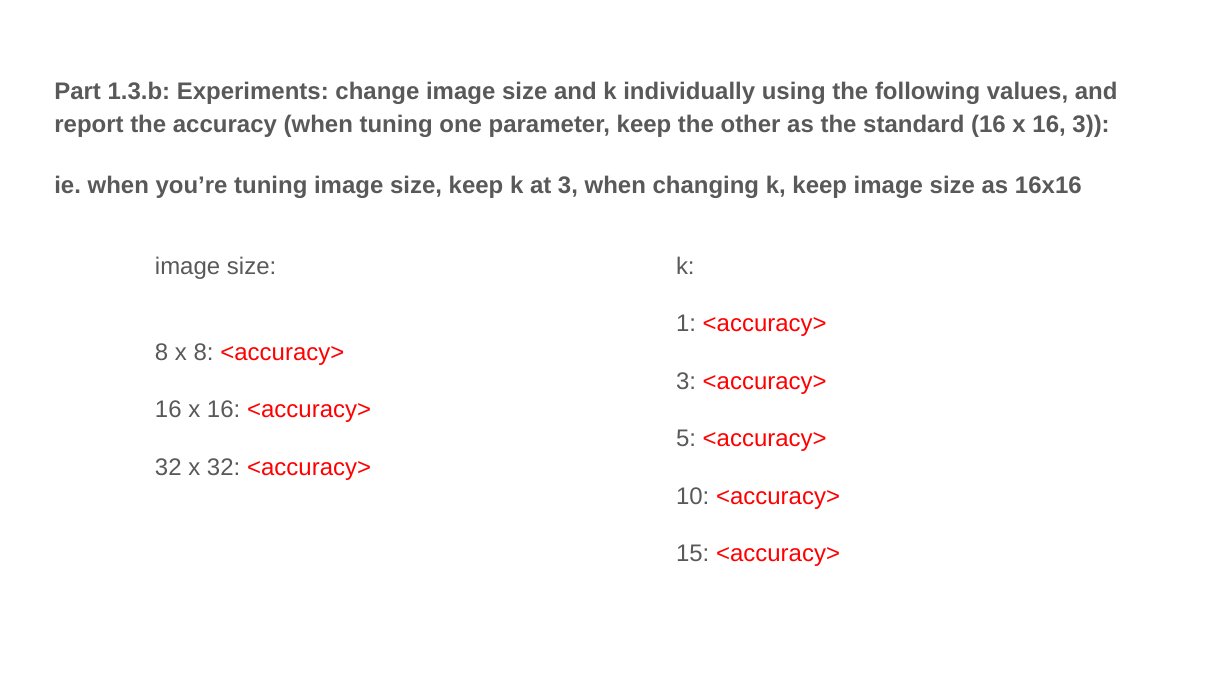
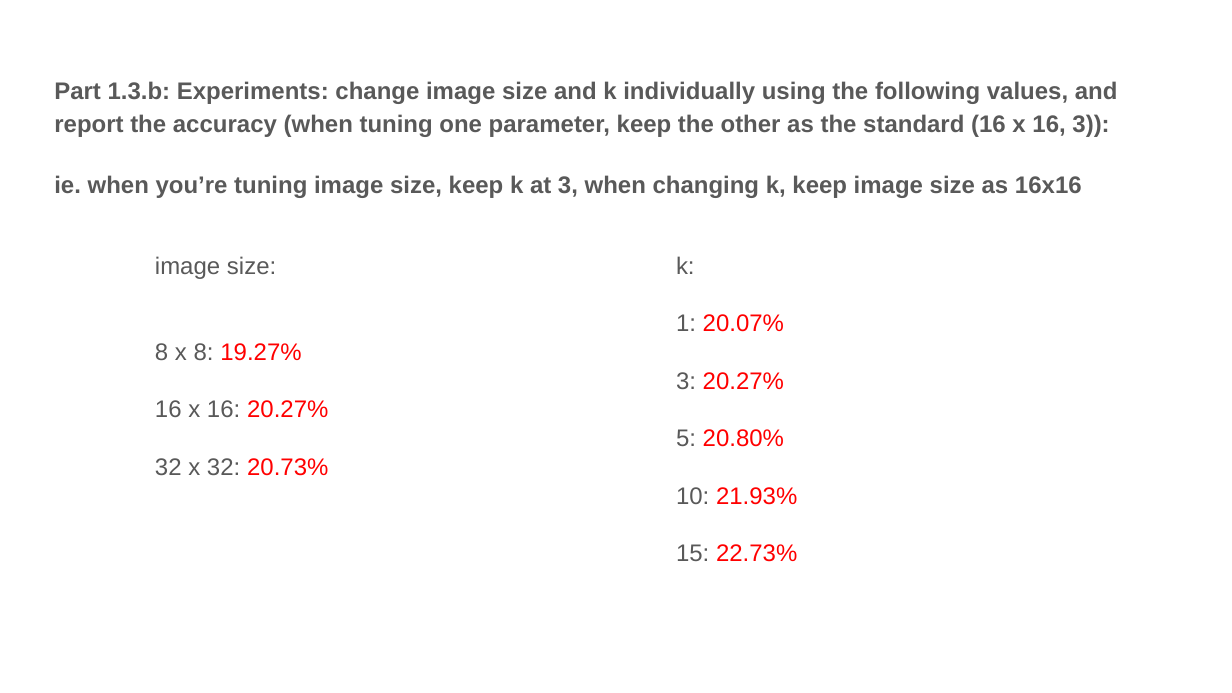
Before and after one commit to dixkheads/computer-vision-homework, a slide deck: slide 4 of hw/ps3/proj3_template.pptx. Drawn at 1232x693 pixels with LibreOffice and Linux fonts; fonts in the diff are those of the drawing. Boxes give left, top, right and bottom in pixels: in the first picture for what was removed or moved away, otherwise in the second. Text is boxed around its words. In the diff, an @@ line names an element or a change of style, - is before the commit and + after.

```diff
--- a/hw/ps3/proj3_template.pptx
+++ b/hw/ps3/proj3_template.pptx
@@ text at (x1=676, y1=314, x2=797, y2=562): text changed @@
-1: <accuracy>
-3: <accuracy>
-5: <accuracy>
-10: <accuracy>
-15: <accuracy>
+1: 20.07%
+3: 20.27%
+5: 20.80%
+10: 21.93%
+15: 22.73%
@@ text at (x1=155, y1=343, x2=328, y2=476): text changed @@
-8 x 8: <accuracy>
-16 x 16: <accuracy>
-32 x 32: <accuracy>
+8 x 8: 19.27%
+16 x 16: 20.27%
+32 x 32: 20.73%
```
Also in this commit, not shown: 2 other slides changed, 8 other files.
